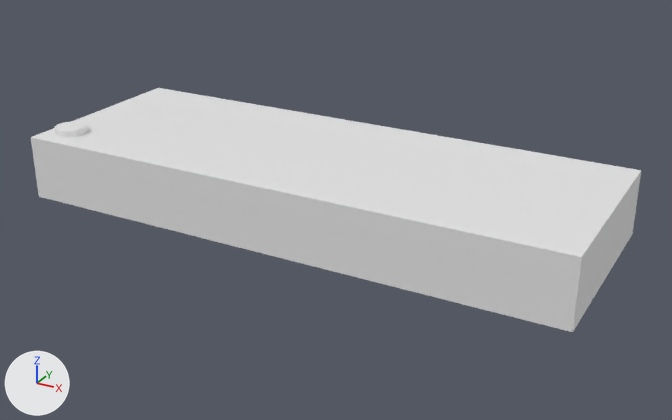
What one commit did to the Blender file wip/blender/vacuumbagger.blend.
Camera for both pictures: a 50 mm camera at (6.64, -11.62, 6.17) aimed at (0.31, -0.11, 0.41). Arrows for +X, +Y and +Z are at lower left; the lights stay in place.
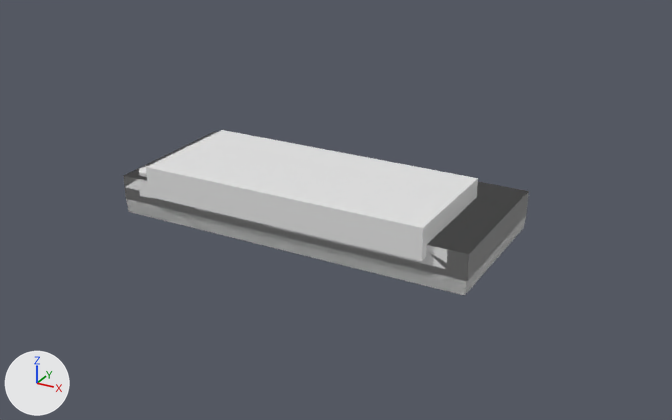
Location of each change, [x1, y1, x2, y2] in pixels of the pictures (672 x 420 px):
'Cube', reshaped, moved, rescaled
    before: [31, 88, 641, 308]
    after: [146, 130, 478, 261]
'Base', added
    after: [124, 131, 529, 296]
'Cube.001', deleted
    before: [36, 177, 635, 332]
'Cylinder', moved, rescaled
    before: [55, 121, 87, 137]
    after: [139, 166, 147, 177]

The change, as a diff of the scene's bpy script:
```diff
--- a/wip/blender/vacuumbagger.blend.py
+++ b/wip/blender/vacuumbagger.blend.py
@@ me_cube_001_1 @@
+me_cube_001_1.from_pydata(...)  # 1002 vertices, 68 faces; spans x -1.01..1.01, y -1.01..1.01, z -1.0..13.79
+me_cube_001_1.polygons.foreach_set('use_smooth', [True] * 68)
@@ ob_cube @@
 ob_cube = bpy.data.objects.new('Cube', me_cube_001)
-ob_cube.location = (0.0, 0.0, 0.91)
-ob_cube.scale = (4.43, 1.61, 0.34)
+ob_cube.location = (0.0, -0.38, 0.82)
+ob_cube.scale = (2.3, 1.0, 0.244)
@@ ob_cube_001 @@
-ob_cube_001 = bpy.data.objects.new('Cube.001', me_cube_002)
-ob_cube_001.location = (0.0, 0.0, 0.4)
-ob_cube_001.scale = (4.43, 1.61, 0.173)
@@ ob_cylinder @@
 ob_cylinder = bpy.data.objects.new('Cylinder', me_cylinder_001)
-ob_cylinder.location = (-4.04, -1.1, 1.27)
-ob_cylinder.scale = (-0.253, -0.253, -0.0913)
+ob_cylinder.location = (-2.62, -0.94, 0.77)
+ob_cylinder.scale = (0.162, 0.162, -0.0377)
 _m = ob_cylinder.modifiers.new('Bevel', 'BEVEL')
@@ ob_base @@
+ob_base = bpy.data.objects.new('Base', me_cube_001_1)
+ob_base.location = (0.0, 0.0, 0.25)
+ob_base.scale = (2.87, 1.22, 0.113)
```
